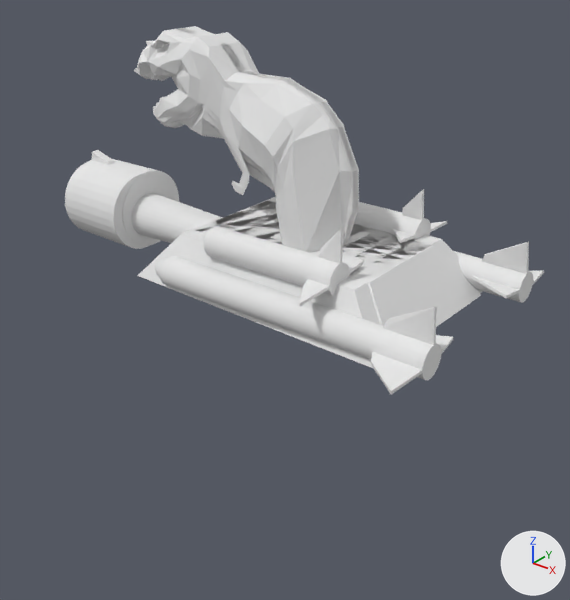
Before and after pictures for a commit that changed the Blender file Assets/Models/src/tower-tanque-trex-improve.blend.
Rendered twice from a camera (50 mm lens) standing at (7.44, -9.81, 7.82) and looking at (0.48, -1.11, 2.42). Arrows for +X, +Y and +Z are at lower right; the lights stay in place.
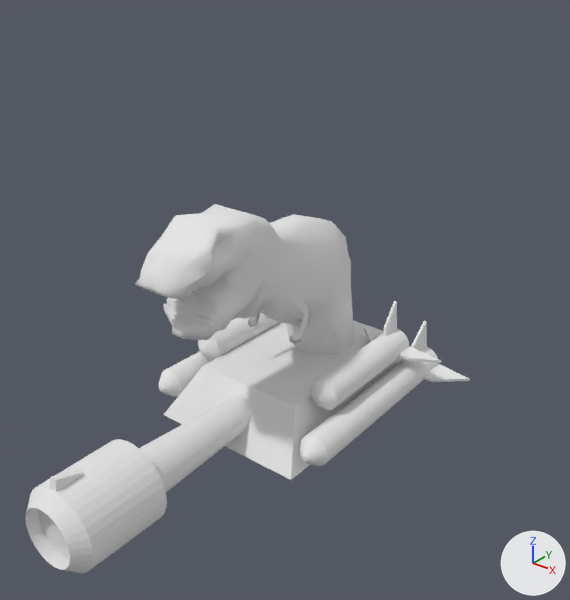
Where the change shows, as pixel boxes [x1, y1, x2, y2] in the pictures (570 x 600 px; the box of a moved part takes in the faces that stretch with it):
'Cube.000', reshaped, moved, turned, rescaled, modifiers changed: before [65, 26, 544, 395]; after [25, 204, 470, 574]
part 1 of me_cube_000, moved or reshaped: before [204, 189, 447, 306]; after [310, 301, 441, 411]
part 2 of me_cube_000, moved or reshaped: before [155, 242, 544, 395]; after [300, 321, 470, 466]
part 3 of me_cube_000, added: after [198, 313, 280, 361]
part 4 of me_cube_000, added: after [159, 351, 211, 397]
part 5 of me_cube_000, moved or reshaped: before [65, 150, 179, 249]; after [25, 439, 167, 574]
part 6 of me_cube_000, added: after [135, 204, 354, 354]
part 7 of me_cube_000, added: after [139, 395, 251, 492]
part 8 of me_cube_000, deleted: before [131, 193, 223, 243]
part 9 of me_cube_000, cut back: before [134, 26, 483, 369]; after [164, 321, 401, 480]

The change, as a diff of the scene's bpy script:
```diff
--- a/Assets/Models/src/tower-tanque-trex-improve.blend.py
+++ b/Assets/Models/src/tower-tanque-trex-improve.blend.py
@@ me_cube_000 @@
 # used by ob_cube_000; location = (0.29, -0.5, 1.2); rotation_euler = (0.923, 0.0, 1.568), in degrees (53, 0, 90); scale = (0.394, 0.394, 0.394)
-me_cube_000.from_pydata(...)  # 810 vertices, 612 faces, 1 loose edge; spans x -5.8..4.1, y -2.2..14.4, z -8.7..10.0
+me_cube_000.from_pydata(...)  # 1288 vertices, 1065 faces, 1 loose edge; spans x -2.4..2.4, y -0.2..4.0, z -2.1..5.5
+# me_cube_000 part 1: the loose piece of 148 vertices spanning x -5.0..-1.3, y 1.4..6.0, z 1.4..7.5 is multiplied about its middle by the matrix ((-0.386, 0.0, 0.0), (0.0, 0.307, 0.234), (-0.001, 0.234, -0.307)), then moved by (4.5, -2.7, -4.6)
+# me_cube_000 part 2: the loose piece of 148 vertices spanning x -5.8..-2.0, y -2.2..6.0, z -1.1..10.0 is multiplied about its middle by the matrix ((-0.428, -0.001, 0.001), (0.0, 0.341, 0.258), (-0.001, 0.183, -0.242)), then moved by (5.5, -1.4, -4.5)
+# me_cube_000 part 3: the loose piece of 148 vertices spanning x -5.8..-2.0, y -2.2..6.0, z -1.1..10.0 is copied, and the copy is multiplied about its middle by the matrix ((0.428, 0.002, -0.003), (0.0, 0.341, 0.258), (0.002, 0.116, -0.153)), then moved by (2.6, -0.8, -4.5); it spans x -2.2..-0.5, y 0.7..1.8, z -1.1..1.3
+# me_cube_000 part 4: the loose piece of 148 vertices spanning x -5.8..-2.0, y -2.2..6.0, z -1.1..10.0 is copied, and the copy is multiplied about its middle by the matrix ((0.428, 0.001, -0.001), (0.0, 0.341, 0.258), (-0.001, 0.183, -0.242)), then moved by (2.3, -1.4, -4.5); it spans x -2.4..-0.8, y 0.2..1.2, z -1.8..2.0
+# me_cube_000 part 5: the loose piece of 134 vertices spanning x -1.6..2.1, y 7.5..12.8, z -8.7..-3.5 is multiplied about its middle by the matrix ((-0.363, -0.04, -0.029), (-0.05, 0.289, 0.219), (-0.001, 0.221, -0.292)), then moved by (-0.2, -9.7, 10.8)
+# me_cube_000 part 6: a new loose piece of 488 vertices spanning x -0.7..0.7, y 0.8..4.0, z -1.3..3.4, in mat_dino_001 (its picture is missing)
+# me_cube_000 part 7: a new loose piece of 64 vertices spanning x -0.4..0.4, y 0.1..0.8, z 1.0..3.9, in mat_dino_001 (its picture is missing)
+# me_cube_000 part 8: the loose piece of 64 vertices spanning x -1.2..1.2, y 5.0..11.8, z -8.2..0.0 is deleted
+# me_cube_000 part 9
+# 284 vertices are removed from x -3.5..4.1, y -1.3..14.4, z -2.3..7.4
+# 246 faces are deleted
+# 1 loose edge is deleted
+# 10 vertices are added at x -1.4..1.4, y 0.0..3.7, z -2.1..2.5
+# 1 loose edge is added
+# 5 new faces join them
 me_cube_000.materials.append(mat_dino_001)
@@ ob_cube_000 @@
 ob_cube_000 = bpy.data.objects.new('Cube.000', me_cube_000)
-ob_cube_000.location = (0.29, -0.5, 1.2)
-ob_cube_000.rotation_euler = (0.923, 0.0, 1.568)  # degrees (53, 0, 90)
-ob_cube_000.scale = (0.394, 0.394, 0.394)
-_m = ob_cube_000.modifiers.new('Mirror', 'MIRROR')
+ob_cube_000.location = (0.0, 0.0, 0.0)
+ob_cube_000.rotation_euler = (1.571, 0.0, 0.0)  # degrees (90, 0, 0)
```
